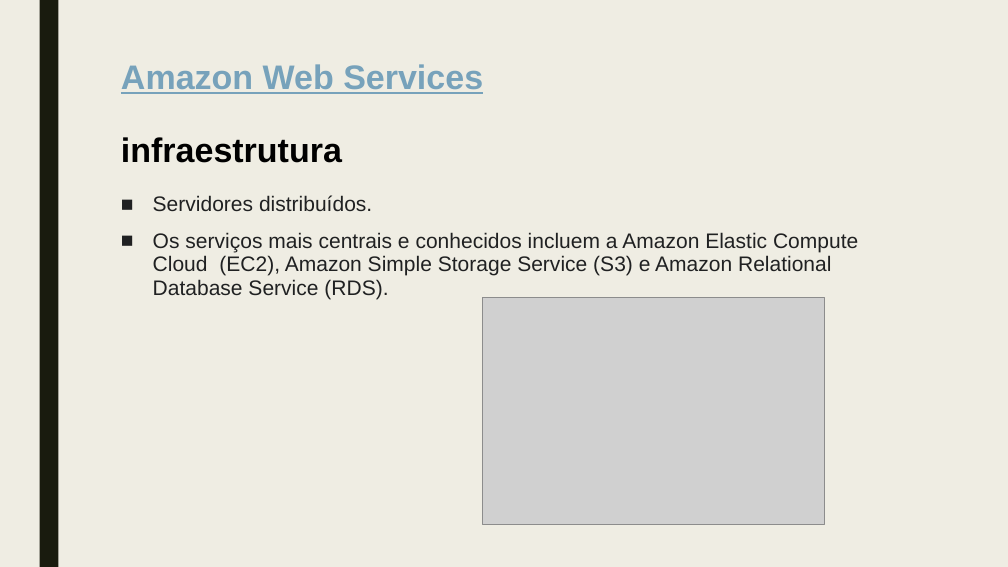
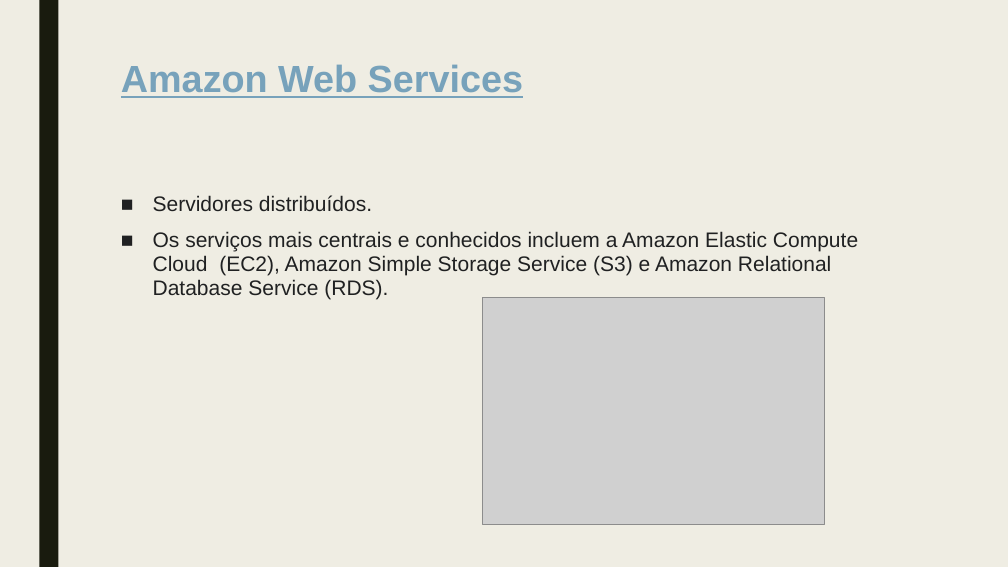
Before and after one commit to GabrielEngSist/UNA, a slide deck: slide 3 of 2020-02/Tópicos especiais em análise e desenvolvimento de sistemas/Apresentação de casos de aplicabilidade.pptx. Drawn at 1008x567 pixels with LibreOffice and Linux fonts; fonts in the diff are those of the drawing; grey boxes stand for pictures. Boxes give left, top, right and bottom in pixels: in the first picture for what was removed or moved away, otherwise in the second. Text is boxed around its words. In the diff, an @@ line names an element or a change of style, - is before the commit and + after.

```diff
--- a/2020-02/Tópicos especiais em análise e desenvolvimento de sistemas/Apresentação de casos de aplicabilidade.pptx
+++ b/2020-02/Tópicos especiais em análise e desenvolvimento de sistemas/Apresentação de casos de aplicabilidade.pptx
@@ text at [121,64,523,98]: text changed; size 32.4 to 36 pt @@
-Amazon Web Services
-infraestrutura
+Amazon Web Services
```
Also in this commit, not shown: 7 other slides changed, 1 slide added, 1 other file.
